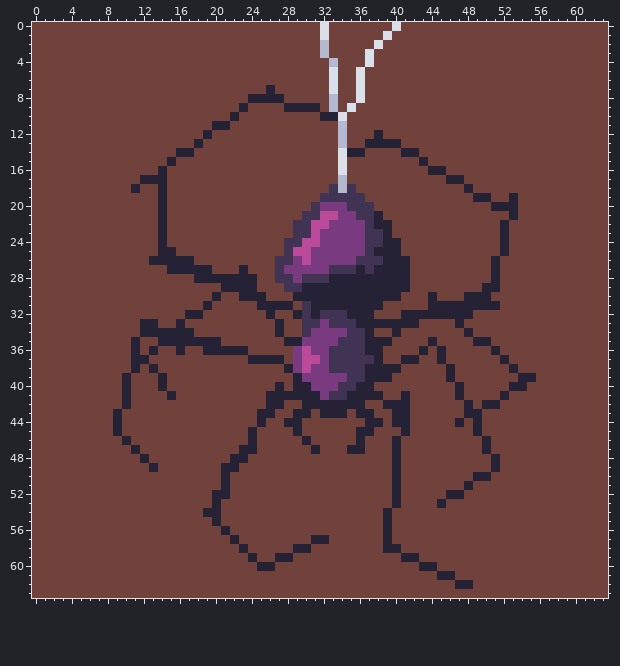
Pixel-art file: Spider.aseprite. Above: the version before the commit.
64x64 pixels, 1 frame.
Now the later version:
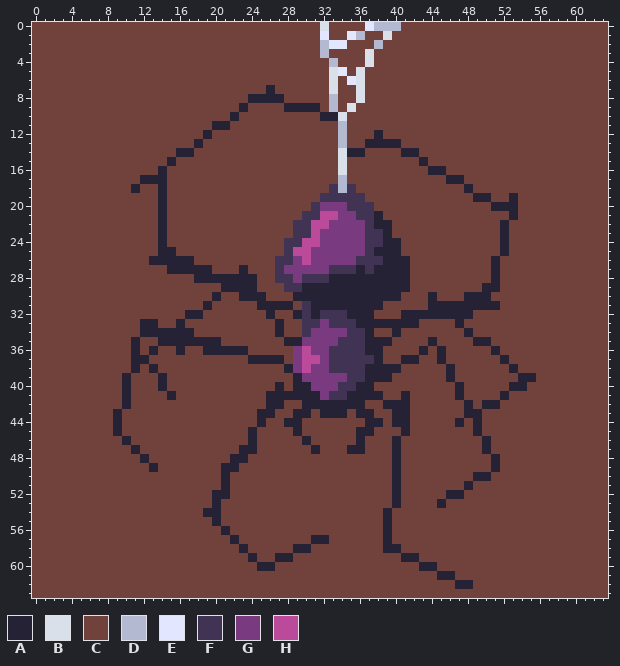
Palette (. is transparent): A #242234  B #dae0ea  C #71413b  D #b3b9d1  E #e3e6ff  F #403353  G #793a80  H #bc4a9b
Changes in this commit:
@@ x 30..42 @@
- 0 CCBCCCCCCCBCC
- 1 CCBCCCCCCBCCC
- 2 CCDCCCCCBCCCC
+ 0 CCBCCCCEDDDCC
+ 1 CCECCEDCCBCCC
+ 2 CCDEECCCDCCCC
  3 CCDCCCCBCCCCC
  4 CCCDCCCBCCCCC
- 5 CCCBCCBCCCCCC
- 6 CCCBCCBCCCCCC
+ 5 CCCBECBCCCCCC
+ 6 CCCBCEBCCCCCC
  7 CCCBCCBCCCCCC
